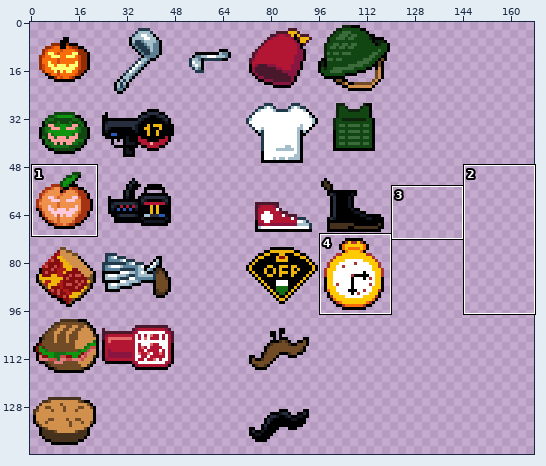
Two versions of one sprite sheet, assets/items.png. The first picture is a wide view before the edit; the outline marks the close-up.
Close-up. Before:
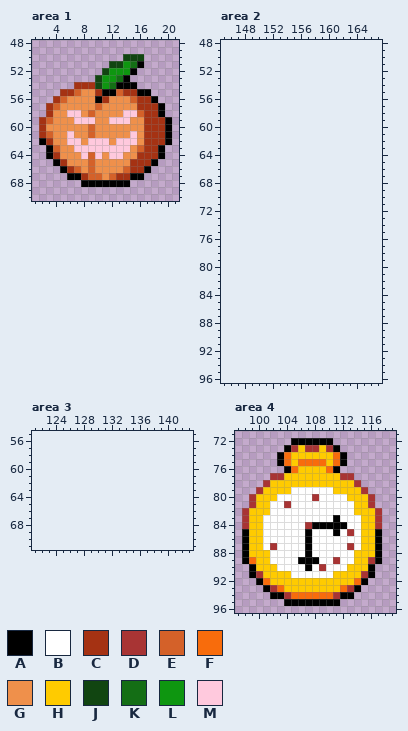
The file is 120x144 pixels. Shown: area 1: x 1..21, y 48..70; area 2: x 145..167, y 48..96; area 3: x 121..143, y 55..71; area 4: x 97..119, y 71..96. The old version is drawn lined up with the new one, on the new canvas. The commit also changed other parts of the picture, which this record leaves out.
Palette (. is transparent): A #000000  B #ffffff  C #a53213  D #a83434  E #d46129  F #f86c0c  G #ef904b  H #ffcb00  J #114511  K #146e15  L #0e9610  M #ffc9dd
Pixels before, area 1, first column x 2:
50 ............JJJ....
51 ..........JJLKA....
52 .........JLLLA.....
53 ........JLLKA......
54 .....CCCJLKAAA.....
55 ...CCEGGCAAECCAA...
56 ..CEGGGGACGGGECCA..
57 .CEGGGGGEGGGGGCCCA.
58 .CGGMMGEGGGGMMECCA.
59 CEGGGMMMGGMMMGGCCCA
60 CGGGGGGEGGGGGGGCCCA
61 CEGGMGGEGGGGGMGCCCA
62 ACGGMMGMMMGMMMGCCCA
63 .AEGGMMMMMMMMGECCA.
64 .ACGGGMEMGMMGGCCCA.
65 ..ACGGGEGGGGGCCCA..
66 ...ACEGEGGGGECCA...
67 ....AACEEGECCAA....
68 ......AAAAAAA......
Pixels before, area 4, first column x 98:
72 .......AAAAAA.......
73 ......ADHDDHDA......
74 .....AFHHHHHHFA.....
75 .....AFHFFFFHFA.....
76 ......AFHHHHFA......
77 ....DDHHHHHHHHDD....
78 ...DHHHHHHHHHHHHD...
79 ..DHHHHBBBBBBHHHHD..
80 .DHHHBBBBBDBBBBHHHD.
81 .DHHBBDBBBBBBBBBHHD.
82 DHHHBBBBBBBBBBBBHHHD
83 DHHBBBBBBBBBBABBBHHD
84 DHHBBBBBBDAAAAABBHHD
85 AHHBBBBBBABBBABDBHHA
86 AHHBBBBBBABBBBBBBHHA
87 AHHBDBBBBABBBBBDBHHA
88 AHHHBBBBBABBBBBBHHHA
89 AFHHBBBBAAABBDBBHHDA
90 .AHHHBBBBABDBBBHHHA.
91 .ADHHHHBBBBBBHHHHDA.
92 ..AFHHHHHHHHHHHHFA..
93 ...ADFHHHHHHHHFDA...
94 ....AADFFFFFFDAA....
95 ......AAAAAAAA......
New version:
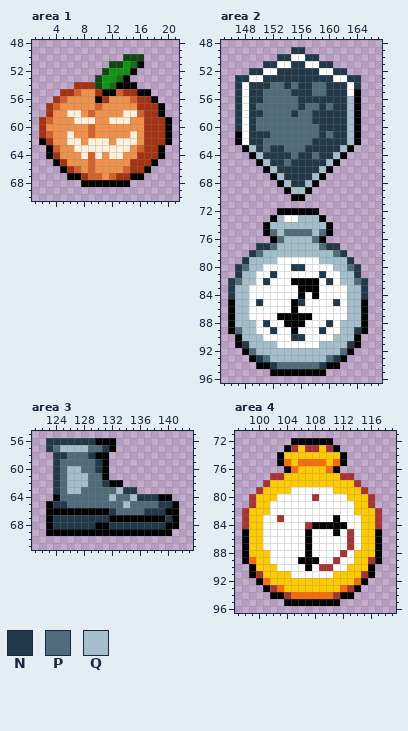
Colours new in this view: N #213948  P #506b79  Q #a5becb
Changes in this commit:
canvas 120x144 -> 168x144
colour M: #ffc9dd -> #fff0da
Area 2:
y 49: x 155..156 .. -> NN
y 50: x 153..158 ...... -> NNBBNN
y 51: x 151..160 .......... -> NNBBNNBBNN
y 52: x 149..162 .............. -> NNBBNNNNNNBBNN
y 53: x 147..164 .................. -> NNBBNNNNNNNNNNBBNN
y 54: x 147..164 .................. -> NBNNNPPNPNNPPNNNBN
y 55: x 147..164 .................. -> NBNNPPPPNNNPPNNNBA
y 56: x 147..164 .................. -> NBNNPPPPPNNNNNNNQA
y 57: x 147..164 .................. -> NBNPPPPPPNPPNPNNQA
y 58: x 147..164 .................. -> NBNNPPPPNPPNNNNNQA
y 59: x 147..164 .................. -> NBNPPPPPPPPNNNNNQA
y 60: x 147..164 .................. -> NBNPPPPPPPPPNNNNQA
y 61: x 147..164 .................. -> ABNNNPPPPPPPNPNNQA
y 62: x 147..164 .................. -> ABNNPPPPPPPNNNNNQA
y 63: x 148..163 ................ -> AQNPNNPPPNNNNNQA
y 64: x 149..162 .............. -> AQNNNNPNNPNNQA
y 65: x 150..161 ............ -> AQNNPNNNNNQA
y 66: x 151..160 .......... -> AQNNNNNNQA
y 67: x 152..159 ........ -> AQNNNNQA
y 68: x 153..158 ...... -> AQNNQA
y 69: x 154..157 .... -> AQQA
y 70: x 155..156 .. -> AA
y 72: x 153..158 ...... -> AAAAAA
y 73: x 152..159 ........ -> AQBBQQQA
y 74: x 151..160 .......... -> AQQQQQQQQA
y 75: x 151..160 .......... -> APQPPPPQPA
y 76: x 152..159 ........ -> APQQQQPA
y 77: x 150..161 ............ -> NNPQQQQQQPNN
y 78: x 149..162 .............. -> NPQQQQQQQQQQPN
y 79: x 148..163 ................ -> NQQQQBBBBBBQQQQN
y 80: x 147..164 .................. -> NPQQBBBBNNBBBBQQPN
y 81: x 147..164 .................. -> NQQBBNBBBBBBNBBQQN
y 82: x 146..165 .................... -> NPQQBNBBBAAAABNBQQPN
y 83: x 146..165 .................... -> NQQBBBBBBBAAABBBBQQN
y 84: x 146..165 .................... -> NQQBBBBBBBABABBBBQQN
y 85: x 146..165 .................... -> AQQBNBBBBANBBBBNBQQA
y 86: x 146..165 .................... -> AQQBBBBBBABBBBBBBQQA
y 87: x 146..165 .................... -> AQQBBBBAAAAABBBBBQQA
y 88: x 146..165 .................... -> AQQQBNBBAAABBBNBQQQA
y 89: x 146..165 .................... -> APQQBBNBBABBBNBBQQNA
y 90: x 147..164 .................. -> AQQQBBBBNNBBBBQQQA
y 91: x 147..164 .................. -> ANQQQQBBBBBBQQQQNA
y 92: x 148..163 ................ -> APQQQQQQQQQQQQPA
y 93: x 149..162 .............. -> ANPQQQQQQQQPNA
y 94: x 150..161 ............ -> AANPPPPPPNAA
y 95: x 152..159 ........ -> AAAAAAAA
Area 3:
y 56: x 123..132 .......... -> NNNNNNNAAA
y 57: x 123..132 .......... -> NPQQQQPPNA
y 58: x 124..131 ........ -> NNPPPNAA
y 59: x 124..131 ........ -> NPPPPPNA
y 60: x 124..131 ........ -> NPQQPPNA
y 61: x 124..131 ........ -> NPQQQPPA
y 62: x 124..133 .......... -> NPQQQPPNAA
y 63: x 124..135 ............ -> NPQQPPPPPQNN
y 64: x 124..140 ................. -> APPPPPPPQPPQNNNAA
y 65: x 123..141 ................... -> ANNPPPPPPPPQPPPPNNA
y 66: x 123..141 ................... -> AAAAAAAAANPPPPNNNAA
y 67: x 123..141 ................... -> ANNNNNNNNAAAAAAAANA
y 68: x 123..141 ................... -> ANNNNNNAANNNNNNNNAA
y 69: x 123..140 .................. -> AAAAAAAAAAAAAAAAAA
Area 4:
y 74: x 104 F -> H; x 111 F -> H
y 81: x 104 D -> B
y 83: x 103 B -> D
y 86: x 113 B -> D
y 87: x 102 D -> B
y 88: x 112 B -> D
y 90: x 110 B -> D
Where, in picture pixels (left, top, right, bottom), the same in both close-ups:
changed: (67, 110, 137, 159)
added: (228, 47, 368, 376)
added: (46, 438, 179, 536)
changed: (284, 452, 291, 459)
changed: (333, 452, 340, 459)
changed: (270, 501, 291, 550)
changed: (326, 536, 354, 571)
